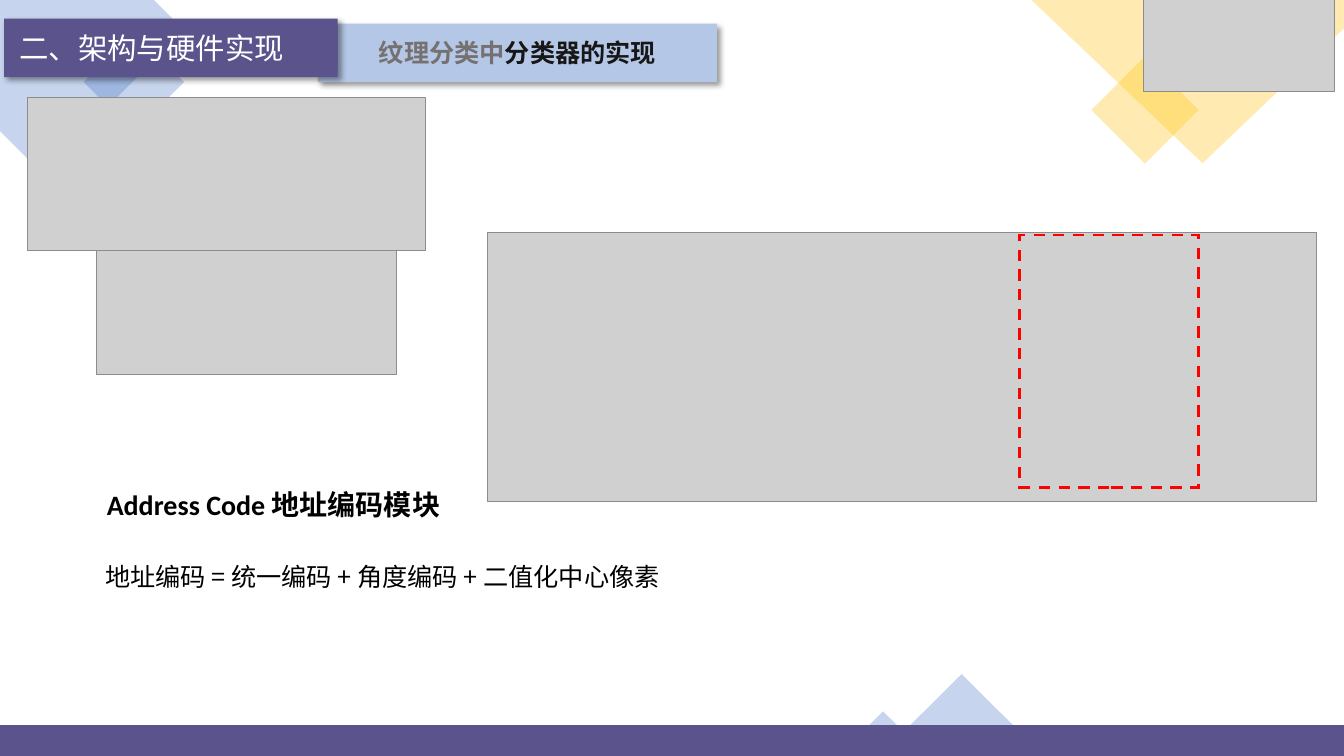
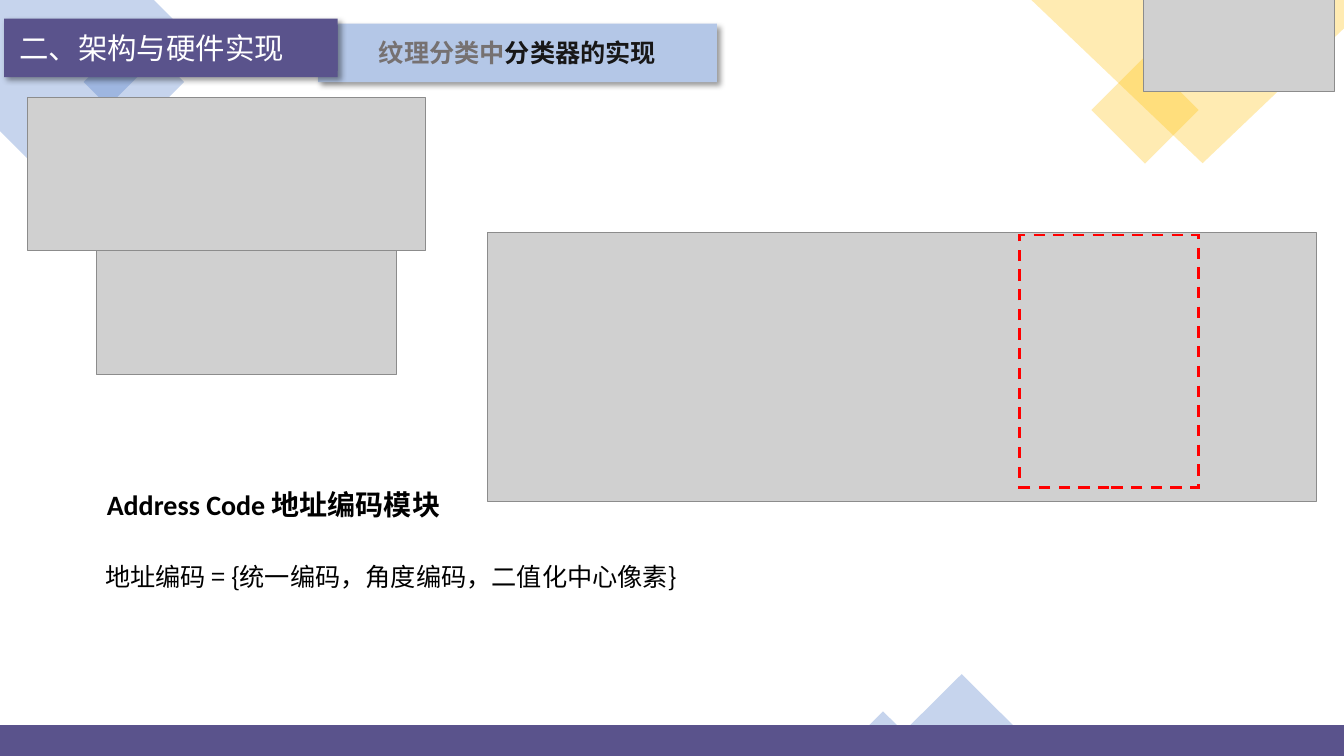
Before and after one commit to jjyy-Huang/LoG-UTE-RAISR-Doc, a slide deck: slide 19 of presentation/16+CICC1215+虹ヶ咲学园芯片设计同好会.pptx. Drawn at 1344x756 pixels with LibreOffice and Linux fonts; fonts in the diff are those of the drawing; grey boxes stand for pictures; background and template pictures are left out. Boxes give left, top, right and bottom in pixels: in the first picture for what was removed or moved away, otherwise in the second. Text is boxed around its words. In the diff, an @@ line names an element or a change of style, - is before the commit and + after.

```diff
--- a/presentation/16+CICC1215+虹ヶ咲学园芯片设计同好会.pptx
+++ b/presentation/16+CICC1215+虹ヶ咲学园芯片设计同好会.pptx
@@ text at [105,564,676,591]: text changed @@
-地址编码 = 统一编码 + 角度编码 + 二值化中心像素
+地址编码 = {统一编码，角度编码，二值化中心像素}
```
Also in this commit, not shown: 1 other slide changed.
